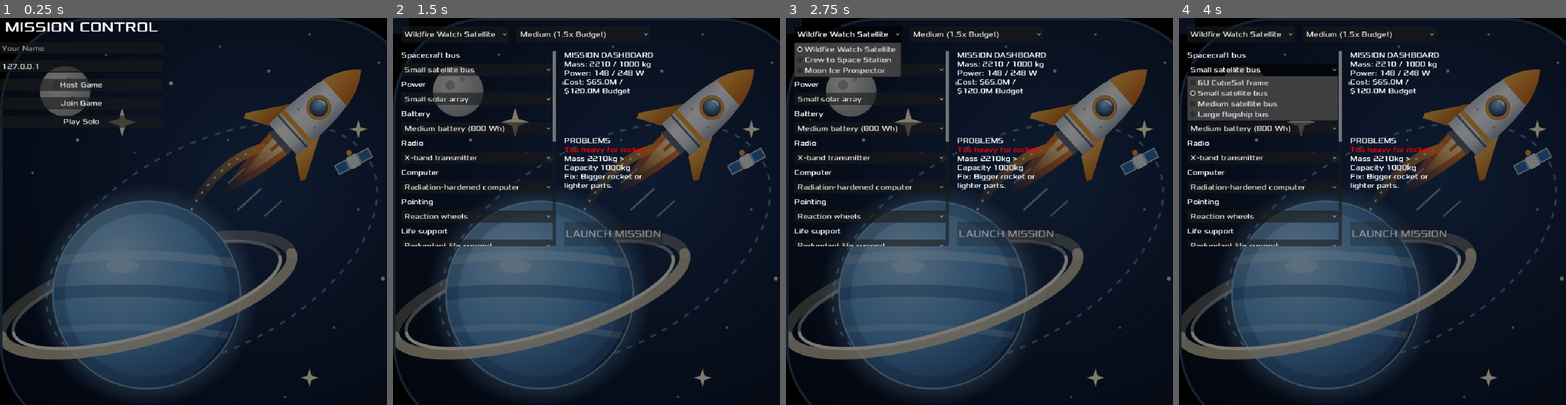
Above: before the commit, frames 1-4 (left to right).
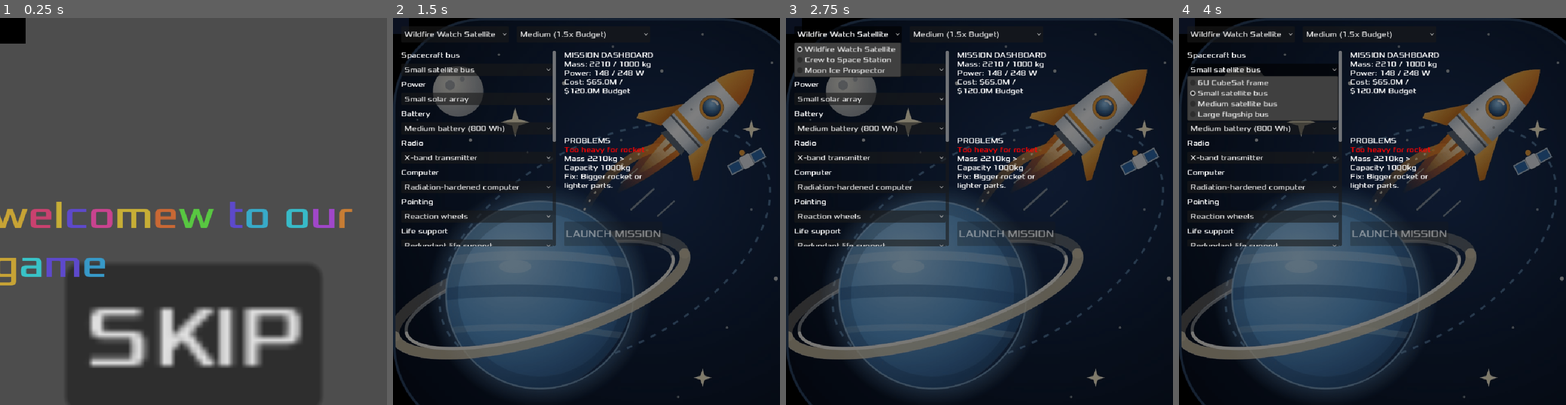
Above: after the commit, the same moments.

Repository: CShingiro/space-mission-design-game-2
Game: Godot game, scene res://Video Scenes/opening_video.tscn
The game is run twice, just before and just after one commit, with the same random seed, the same clock (stepped at 60 frames per second) and the same inputs. Before the commit the project starts from res://scenes/main_menu.tscn.
Inputs (mouse positions are in pixels of both pictures, inside the frame that each line leads up to):
- Up to frame 1 (0.25 s): no input
- Up to frame 2 (1.5 s): click (474, 122) at 0.5 s, where only the run before the commit has a clickable "Play Solo"; click "Launch Lead" at 1.25 s
- Up to frame 3 (2.75 s): click "Wildfire Watch Satellite" at 2 s
- Up to frame 4 (4 s): click "Medium (1.5x Budget)" at 2.75 s; click "Small satellite bus" at 3.5 s

The runs differ from the first frame. In frame 1, 96% of the frame differs, in the area x 0-100%, y 0-100%; in frame 2, less than 0.1%; in frame 3, less than 0.1%; in frame 4, less than 0.1%.

Commit message:
fixed it

Diff:
--- /dev/null
+++ b/Video Scenes/006.tscn
@@ -0,0 +1,15 @@
+[gd_scene format=3 uid="uid://yg0kb6kbxqhx"]
+
+[ext_resource type="Script" uid="uid://elp7e2yb2mpj" path="res://scripts/OTHER VIEDOEOS.gd" id="1_i4cvk"]
+
+[sub_resource type="VideoStreamTheora" id="VideoStreamTheora_xuq7n"]
+file = "res://video files/VID-20261114-WA0006.ogv"
+
+[node name="006" type="VideoStreamPlayer" unique_id=723102096]
+offset_right = 40.0
+offset_bottom = 40.0
+stream = SubResource("VideoStreamTheora_xuq7n")
+autoplay = true
+script = ExtResource("1_i4cvk")
+
+[connection signal="finished" from="." to="." method="_on_finished"]
--- /dev/null
+++ b/Video Scenes/007.tscn
@@ -0,0 +1,15 @@
+[gd_scene format=3 uid="uid://y83fdn0olggt"]
+
+[ext_resource type="Script" uid="uid://elp7e2yb2mpj" path="res://scripts/OTHER VIEDOEOS.gd" id="1_l12a2"]
+
+[sub_resource type="VideoStreamTheora" id="VideoStreamTheora_2h2le"]
+file = "res://video files/VID-20261114-WA0007.ogv"
+
+[node name="007" type="VideoStreamPlayer" unique_id=1781427733]
+offset_right = 40.0
+offset_bottom = 40.0
+stream = SubResource("VideoStreamTheora_2h2le")
+autoplay = true
+script = ExtResource("1_l12a2")
+
+[connection signal="finished" from="." to="." method="_on_finished"]
--- /dev/null
+++ b/Video Scenes/008.tscn
@@ -0,0 +1,15 @@
+[gd_scene format=3 uid="uid://c12vh6kamle4c"]
+
+[ext_resource type="Script" uid="uid://elp7e2yb2mpj" path="res://scripts/OTHER VIEDOEOS.gd" id="1_u24jn"]
+
+[sub_resource type="VideoStreamTheora" id="VideoStreamTheora_harfe"]
+file = "res://video files/VID-20261114-WA0008.ogv"
+
+[node name="008" type="VideoStreamPlayer" unique_id=1637925157]
+offset_right = 40.0
+offset_bottom = 40.0
+stream = SubResource("VideoStreamTheora_harfe")
+autoplay = true
+script = ExtResource("1_u24jn")
+
+[connection signal="finished" from="." to="." method="_on_finished"]
--- /dev/null
+++ b/Video Scenes/009.tscn
@@ -0,0 +1,15 @@
+[gd_scene format=3 uid="uid://c7pblvpvveo6w"]
+
+[ext_resource type="Script" uid="uid://elp7e2yb2mpj" path="res://scripts/OTHER VIEDOEOS.gd" id="1_s52ll"]
+
+[sub_resource type="VideoStreamTheora" id="VideoStreamTheora_15qr0"]
+file = "res://video files/VID-20261114-WA0009.ogv"
+
+[node name="009" type="VideoStreamPlayer" unique_id=1394080840]
+offset_right = 40.0
+offset_bottom = 40.0
+stream = SubResource("VideoStreamTheora_15qr0")
+autoplay = true
+script = ExtResource("1_s52ll")
+
+[connection signal="finished" from="." to="." method="_on_finished"]
--- /dev/null
+++ b/Video Scenes/010.tscn
@@ -0,0 +1,15 @@
+[gd_scene format=3 uid="uid://bkwlst0btp2m4"]
+
+[ext_resource type="Script" uid="uid://elp7e2yb2mpj" path="res://scripts/OTHER VIEDOEOS.gd" id="1_l7tp4"]
+
+[sub_resource type="VideoStreamTheora" id="VideoStreamTheora_5lt17"]
+file = "res://video files/VID-20261114-WA0010.ogv"
+
+[node name="010" type="VideoStreamPlayer" unique_id=1235443256]
+offset_right = 40.0
+offset_bottom = 40.0
+stream = SubResource("VideoStreamTheora_5lt17")
+autoplay = true
+script = ExtResource("1_l7tp4")
+
+[connection signal="finished" from="." to="." method="_on_finished"]
--- /dev/null
+++ b/Video Scenes/011.tscn
@@ -0,0 +1,15 @@
+[gd_scene format=3 uid="uid://kyq3b5wpcydt"]
+
+[ext_resource type="Script" uid="uid://elp7e2yb2mpj" path="res://scripts/OTHER VIEDOEOS.gd" id="1_2gm4h"]
+
+[sub_resource type="VideoStreamTheora" id="VideoStreamTheora_p5125"]
+file = "res://video files/VID-20261114-WA0011.ogv"
+
+[node name="011" type="VideoStreamPlayer" unique_id=1084833161]
+offset_right = 40.0
+offset_bottom = 40.0
+stream = SubResource("VideoStreamTheora_p5125")
+autoplay = true
+script = ExtResource("1_2gm4h")
+
+[connection signal="finished" from="." to="." method="_on_finished"]
--- /dev/null
+++ b/Video Scenes/opening_video.tscn
@@ -0,0 +1,37 @@
+[gd_scene format=3 uid="uid://bcuog4ki15hxv"]
+
+[ext_resource type="Script" uid="uid://yf54oi2vy5ly" path="res://scripts/opening_video.gd" id="1_tg125"]
+
+[sub_resource type="VideoStreamTheora" id="VideoStreamTheora_tg125"]
+resource_name = "opening"
+file = "res://video files/VID-20261114-WA0005.ogv"
+
+[node name="Opening Video" type="VideoStreamPlayer" unique_id=1739609617]
+offset_right = 1591.0
+offset_bottom = 898.0
+stream = SubResource("VideoStreamTheora_tg125")
+volume_db = 23.999994
+autoplay = true
+script = ExtResource("1_tg125")
+
+[node name="Button" type="Button" parent="." unique_id=1870982589]
+layout_mode = 0
+offset_left = 161.00018
+offset_top = 603.00006
+offset_right = 215.00018
+offset_bottom = 634.00006
+scale = Vector2(11.649599, 11.649599)
+text = "SKIP"
+
+[node name="RichTextLabel" type="RichTextLabel" parent="." unique_id=756897604]
+layout_mode = 0
+offset_left = -19.0
+offset_top = 423.0
+offset_right = 990.0
+offset_bottom = 674.0
+theme_override_font_sizes/normal_font_size = 99
+bbcode_enabled = true
+text = "[rainbow freq=1.0 sat=0.8 val=0.8 speed=1.0]welcomew to our game[/rainbow]   "
+
+[connection signal="finished" from="." to="." method="_on_finished"]
+[connection signal="pressed" from="Button" to="." method="_on_button_pressed"]
--- a/project.godot
+++ b/project.godot
@@ -11,7 +11,7 @@
 [application]
 
 config/name="Mission Control: Pure GDScript"
-run/main_scene="uid://bxd7g22taco78"
+run/main_scene="uid://bcuog4ki15hxv"
 config/features=PackedStringArray("4.7", "GL Compatibility")
 
 [autoload]
--- a/scripts/DesignScreen.gd
+++ b/scripts/DesignScreen.gd
@@ -332,6 +332,24 @@
 		t += "• " + line + "\n"
 	result_text.text = t
 	result_panel.visible = true
+	await get_tree().create_timer(1.0).timeout
+	# print(str(r.status) + "\n" + str(r.score) + "\n" + str(r.log))
+	print(mission_picker.get_selected_id())
+	if mission_picker.get_selected_id() == 1:
+		if str(r.status) == "success":
+			get_tree().change_scene_to_file("res://Video Scenes/006.tscn")
+		else:
+			get_tree().change_scene_to_file("res://Video Scenes/007.tscn")
+	elif mission_picker.get_selected_id() == 0:
+		if str(r.status) == "success":
+			get_tree().change_scene_to_file("res://Video Scenes/008.tscn")
+		else:
+			get_tree().change_scene_to_file("res://Video Scenes/009.tscn")
+	else:
+		if str(r.status) == "success":
+			get_tree().change_scene_to_file("res://Video Scenes/011.tscn")
+		else:
+			get_tree().change_scene_to_file("res://Video Scenes/010.tscn")
 
 func _get_picker_for_field(field_name: String) -> Control:
 	for child in left_panel.get_children():
--- /dev/null
+++ b/scripts/OTHER VIEDOEOS.gd
@@ -0,0 +1,5 @@
+extends VideoStreamPlayer
+
+
+func _on_finished() -> void:
+	get_tree().quit()
--- /dev/null
+++ b/scripts/opening_video.gd
@@ -0,0 +1,13 @@
+extends VideoStreamPlayer
+
+func _ready() -> void:
+	$RichTextLabel.show()
+	await get_tree().create_timer(1.0).timeout
+	$RichTextLabel.hide()
+
+func _on_finished() -> void:
+	get_tree().change_scene_to_file("res://scenes/main_menu.tscn")
+
+
+func _on_button_pressed() -> void:
+	get_tree().change_scene_to_file("res://scenes/main_menu.tscn")
Not shown, added: scripts/OTHER VIEDOEOS.gd.uid
Not shown, added: scripts/opening_video.gd.uid
Not shown, added: video files/VID-20261114-WA0005.ogv.uid
Not shown, added: video files/VID-20261114-WA0006.ogv.uid
Not shown, added: video files/VID-20261114-WA0007.ogv.uid
Not shown, added: video files/VID-20261114-WA0008.ogv.uid
Not shown, added: video files/VID-20261114-WA0009.ogv.uid
Not shown, added: video files/VID-20261114-WA0010.ogv.uid
Not shown, added: video files/VID-20261114-WA0011.ogv.uid
Not shown, added: video files/VID-20261114-WA0005.mp4
Not shown, added: video files/VID-20261114-WA0005.ogv
Not shown, added: video files/VID-20261114-WA0006.ogv
(and 5 more such lines)
